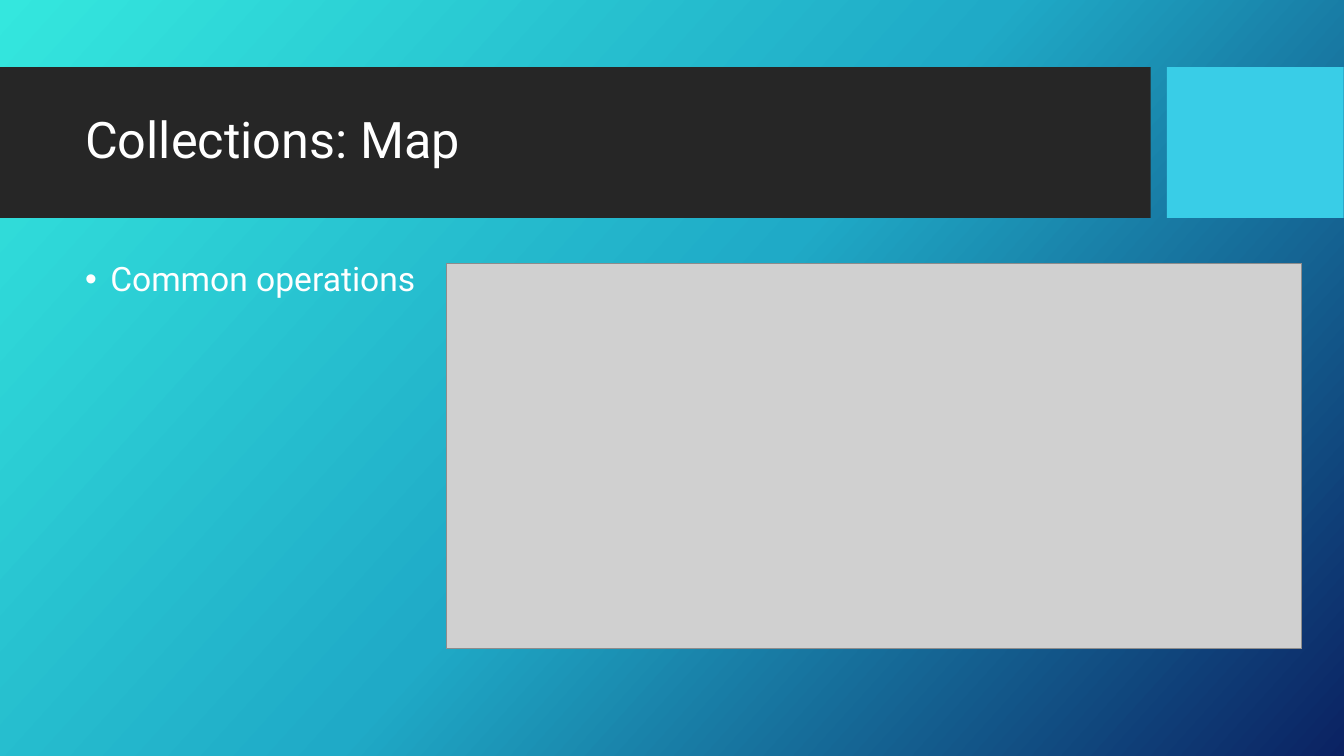
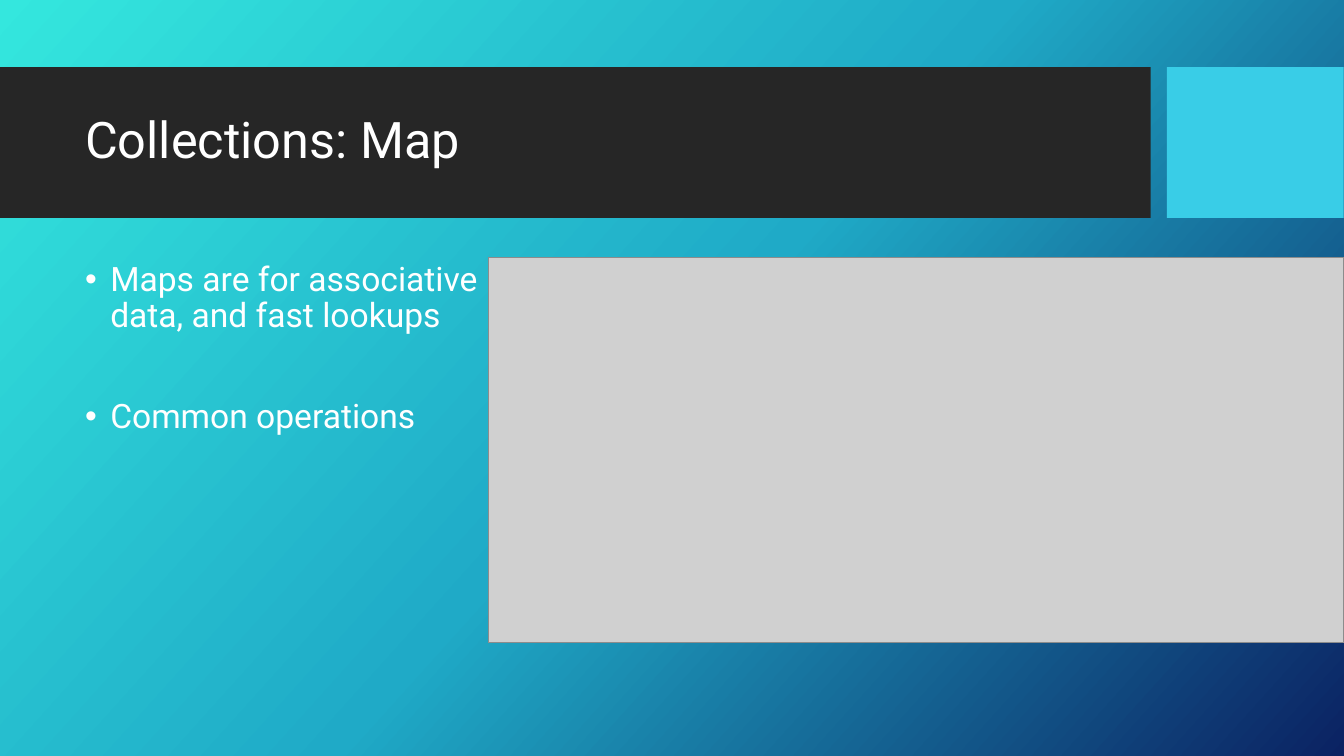
Before and after one commit to GDSC-ADEK/dart-flutter-course, a slide deck: slide 21 of week2/week2_slideshow.pptx. Drawn at 1344x756 pixels with LibreOffice and Linux fonts; fonts in the diff are those of the drawing; grey boxes stand for pictures; background and template pictures are left out. Boxes give left, top, right and bottom in pixels: in the first picture for what was removed or moved away, otherwise in the second. Text is boxed around its words. In the diff, an @@ line names an element or a change of style, - is before the commit and + after.

```diff
--- a/week2/week2_slideshow.pptx
+++ b/week2/week2_slideshow.pptx
@@ text at [110,265,477,334]: paragraph added @@
+• Maps are for associative data, and fast lookups
@@ picture: place and size @@
-picture at [447,263,1303,648]
+picture at [488,258,1344,643]
```
Also in this commit, not shown: 11 other slides changed, 1 slide added, 6 other files.
